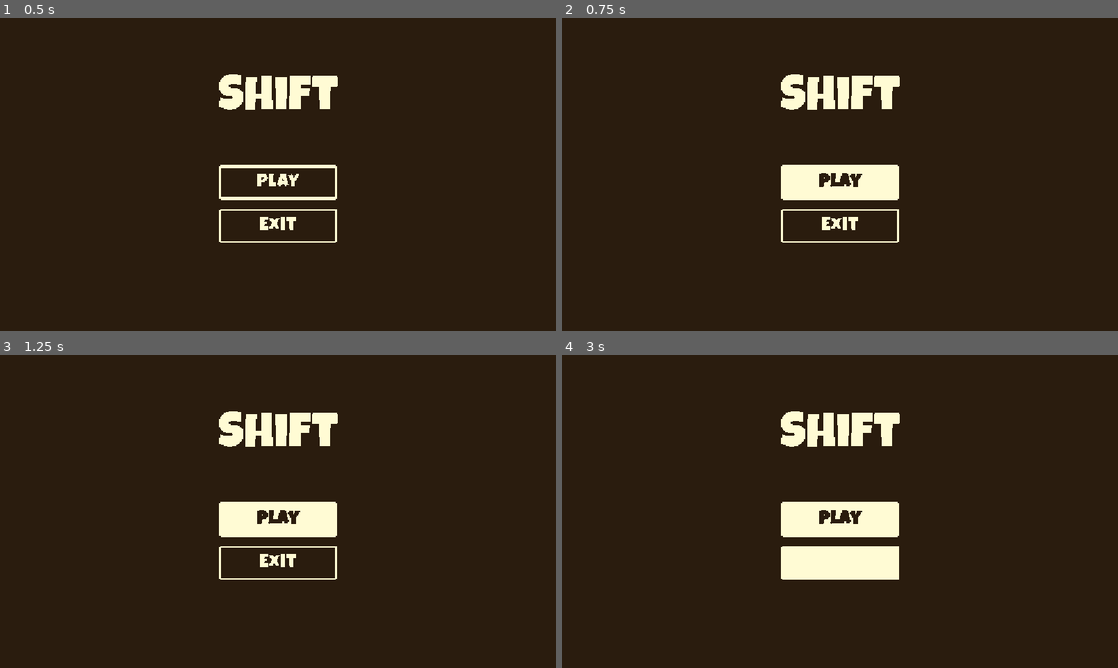
Above: before the commit, frames 1-4 (two rows, left to right).
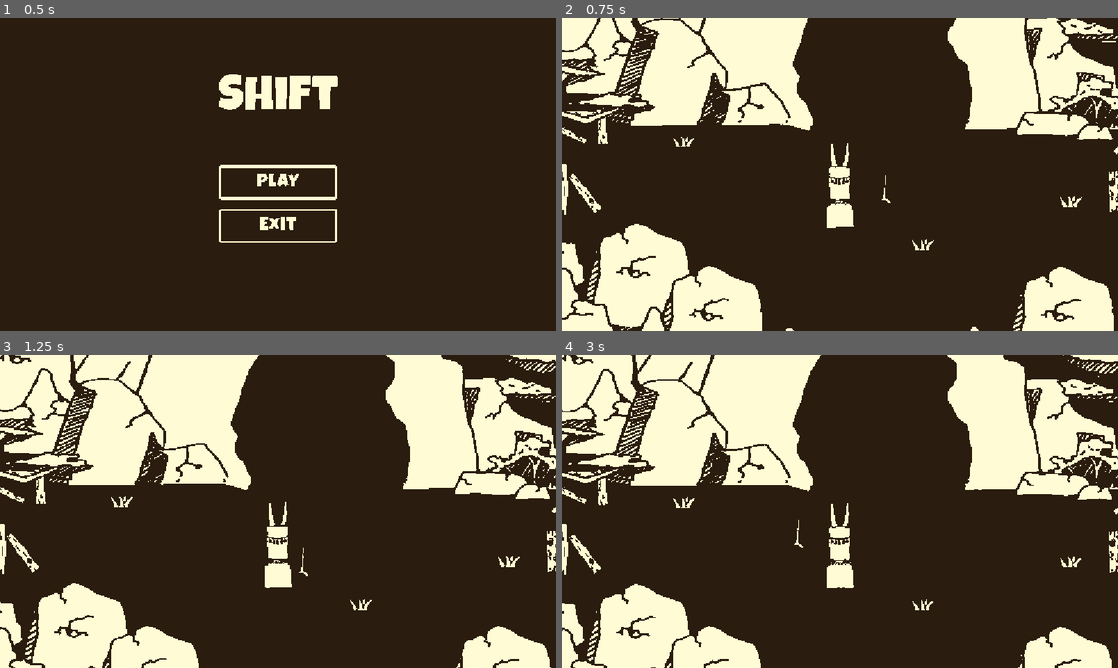
Above: after the commit, the same moments.

Repository: Szilhati-Daniel/HunJam2026-game
Game: Godot game, scene res://scenes/main_menu.tscn
Same seed, same stepped clock (60 frames per second), same inputs: the game is played once before the commit and once after it.
Inputs (mouse positions are in pixels of both pictures, inside the frame that each line leads up to):
- Up to frame 1 (0.5 s): no input
- Up to frame 2 (0.75 s): click "Play" at 0.5 s
- Up to frame 3 (1.25 s): no input
- Up to frame 4 (3 s): click (840, 520) at 1.25 s, where only the run before the commit has a clickable "Play"; tap Enter (ui_accept) at 2, 2.27, 2.75 s; hold Right (ui_right) 2.03-2.78 s; hold Space 2.03-2.78 s; hold Down (ui_down) from 2.78 s (still down); tap E at 2.85 s

Frame 1 is identical in both runs. In frame 2, 34% of the frame differs, in the area x 0-100%, y 0-100%; in frame 3, 35%; in frame 4, 36%.
Error before the commit: Parse Error: Identifier "trigger" not declared in the current scope. (res://scripts/player_controller.gd:105)

Commit message:
Fixes
faszomat a kurva git mergbe hogy ennyit kell baszakodni ezzel az egésszel én nem tudom, hogy a többiek mit csináltak, nem tudom, mit kell megtartani arrgh hoiweruhiofghjmnsécvadjklnsv édfhjkls é

Diff:
--- a/scenes/altar_scene.tscn
+++ b/scenes/altar_scene.tscn
@@ -44,8 +44,6 @@
 [sub_resource type="SphereShape3D" id="SphereShape3D_g4v7s"]
 radius = 4.0719104
 
-[node name="Node3D" type="Node3D" unique_id=399075566]
-script = ExtResource("1_af0aq")
 [sub_resource type="BoxShape3D" id="BoxShape3D_xrivr"]
 size = Vector3(1, 5.6625977, 6.6083984)
 
@@ -63,7 +61,7 @@
 [node name="DirectionalLight3D" type="DirectionalLight3D" parent="." unique_id=1715215167]
 transform = Transform3D(1, 0, 0, 0, 0.7071067, 0.7071067, 0, -0.7071067, 0.7071067, 0, 14.906595, 16.28323)
 
-[node name="Player" parent="." unique_id=752145659 instance=ExtResource("4_v35yo")]
+[node name="Player" parent="." unique_id=752145659 node_paths=PackedStringArray("textbox", "interaction_prompt") instance=ExtResource("4_v35yo")]
 transform = Transform3D(1, 0, 0, 0, 1, 0, 0, 0, 1, 1, 0.031551123, 8)
 movement_speed = 10.0
 target_scenes = Dictionary[String, PackedScene]({
@@ -71,6 +69,8 @@
 "toLevel2": ExtResource("6_8olkb"),
 "toLevel3": ExtResource("7_5h1p3")
 })
+textbox = NodePath("../CanvasLayer/TextBox")
+interaction_prompt = NodePath("../CanvasLayer/InteractionPrompt")
 
 [node name="Staff" parent="Player" unique_id=727086820 instance=ExtResource("6_cjwkg")]
 transform = Transform3D(1, 0, 0, 0, 1, 0, 0, 0, 1, 0.85480857, 1, 0)
@@ -101,9 +101,11 @@
 
 [node name="Scenery" type="Node3D" parent="." unique_id=1295124109]
 
-[node name="Cave_node" type="Node3D" parent="Scenery" unique_id=1806133385]
+[node name="Cave_node" type="Node3D" parent="Scenery" unique_id=1806133385 node_paths=PackedStringArray("textbox", "prompt")]
 transform = Transform3D(1, 0, 0, 0, 1, 0, 0, 0, 1, 0.83274126, 5.5568895, -4.5190225)
 script = ExtResource("12_rhp74")
+textbox = NodePath("../../CanvasLayer/TextBox")
+prompt = NodePath("../../CanvasLayer/InteractionPrompt")
 
 [node name="Cave" type="Sprite3D" parent="Scenery/Cave_node" unique_id=1490182735]
 transform = Transform3D(1, 0, 0, 0, 1, 0, 0, 0, 1, -0.83274126, 1.0000305, -0.043633938)
@@ -120,7 +122,8 @@
 [node name="CollisionShape3D" type="CollisionShape3D" parent="Scenery/Cave_node/Area3D" unique_id=1818170555]
 transform = Transform3D(1, 0, 0, 0, 1, 0, 0, 0, 1, 0.46513057, -2.7650967, 0)
 shape = SubResource("SphereShape3D_g4v7s")
-[node name="Cave" type="Sprite3D" parent="Scenery" unique_id=1490182735]
+
+[node name="Cave" type="Sprite3D" parent="Scenery" unique_id=200700113]
 transform = Transform3D(1, 0, 0, 0, 1, 0, 0, 0, 1, 0, 6.55692, -4.5626564)
 visible = false
 texture = ExtResource("9_786bs")
--- a/scenes/level2.tscn
+++ b/scenes/level2.tscn
@@ -5,11 +5,8 @@
 [ext_resource type="Script" uid="uid://bt7omhhaytxky" path="res://scripts/render_manager.gd" id="1_hrcei"]
 [ext_resource type="PackedScene" uid="uid://c7tjk38uwtkay" path="res://prefabs/orbiting_staff_default.tscn" id="2_6ep0u"]
 [ext_resource type="PackedScene" uid="uid://cvfk2js6u40yc" path="res://prefabs/camera.tscn" id="2_alqfr"]
-[ext_resource type="PackedScene" uid="uid://d38oiseso0r5s" path="res://scenes/altar_scene.tscn" id="3_24ks5"]
 [ext_resource type="PackedScene" uid="uid://d37dkjjugakgj" path="res://prefabs/postprocessing.tscn" id="3_yqkch"]
 [ext_resource type="Shader" uid="uid://u8wxdxjtqp2p" path="res://shaders/postprocessing_cave.gdshader" id="6_hrcei"]
-[ext_resource type="PackedScene" uid="uid://ewd4a2hdbtk7" path="res://prefabs/oak_tree.tscn" id="6_yqkch"]
-[ext_resource type="Shader" uid="uid://yj5dns15m5u0" path="res://shaders/postprocessing.gdshader" id="4_alqfr"]
 [ext_resource type="PackedScene" uid="uid://bqfeix08xvhi0" path="res://prefabs/pointy_rock.tscn" id="8_bo4dx"]
 [ext_resource type="PackedScene" uid="uid://b4cejqpifqcui" path="res://prefabs/scenery.tscn" id="8_xa7n4"]
 [ext_resource type="Texture2D" uid="uid://c0dv0i7arjp3v" path="res://assets/graphics/testSprites/big_rock/wall.png" id="9_bo4dx"]
@@ -32,7 +29,6 @@
 shader_parameter/lightRadius = 0.25
 shader_parameter/lightSmoothing = 0.0
 
-[node name="Node3D" type="Node3D" unique_id=488317995 node_paths=PackedStringArray("light_source")]
 [sub_resource type="BoxShape3D" id="BoxShape3D_xrivr"]
 size = Vector3(11.661499, 10.978699, 1.0108643)
 
@@ -48,15 +44,14 @@
 [sub_resource type="BoxShape3D" id="BoxShape3D_wi6ju"]
 size = Vector3(20.47107, 5.668091, 1)
 
-[node name="level2" type="Node3D" unique_id=488317995]
+[node name="level2" type="Node3D" unique_id=488317995 node_paths=PackedStringArray("light_source")]
 script = ExtResource("1_hrcei")
 light_source = NodePath("Player/Staff")
 
+[node name="Node3D" type="Node3D" parent="." unique_id=1923978696]
+
 [node name="Player" parent="." unique_id=752145659 instance=ExtResource("1_2k3dv")]
 movement_speed = 10.0
-target_scenes = Dictionary[String, PackedScene]({
-"toAltar": ExtResource("3_24ks5")
-})
 
 [node name="Staff" parent="Player" unique_id=219690096 instance=ExtResource("2_6ep0u")]
 
--- a/scripts/cave_interact.gd
+++ b/scripts/cave_interact.gd
@@ -1,7 +1,9 @@
 extends Node3D
 
-@onready var textbox = get_node("/root/Node3D/CanvasLayer/TextBox")
-@onready var prompt = get_node("/root/Node3D/CanvasLayer/InteractionPrompt")
+@export
+var textbox: Control
+@export
+var prompt: Control
 
 var player_nearby = false
 
--- a/scripts/player_controller.gd
+++ b/scripts/player_controller.gd
@@ -8,6 +8,11 @@
 @export
 var target_scenes: Dictionary[String, PackedScene]
 
+@export
+var textbox: Control
+@export
+var interaction_prompt: Control
+
 @onready var face_towards: Sprite3D = $Sprites/Facing_Towards
 @onready var face_away: Sprite3D = $Sprites/Facing_Away
 @onready var face_left: Sprite3D = $Sprites/Facing_Left
@@ -16,8 +21,6 @@
 @onready var staff : Node3D
 
 var nearby_interactable: Node3D = null
-@onready var interaction_prompt = get_node("/root/Node3D/CanvasLayer/InteractionPrompt")
-@onready var textbox = get_node("/root/Node3D/CanvasLayer/TextBox")
 
 # Called when the node enters the scene tree for the first time.
 func _ready() -> void:
@@ -48,8 +51,6 @@
 
 	if Input.is_key_pressed(KEY_SPACE):
 		staff.boink(last_direction)
-
-
 
 	var delta_pos_x = Vector3(velocity.normalized().x, 0, 0) * movement_speed * delta
 	var delta_pos_z = Vector3(0, 0, velocity.normalized().z) * movement_speed * delta
@@ -98,28 +99,28 @@
 		nearby_interactable = area.get_parent_node_3d()
 		interaction_prompt.show()
 	elif not area.is_in_group("trigger"):
-		pass
+		return
 
 	var scene_name = get_tree().current_scene.name
 
-	if target_scenes.has(trigger):
-		print("found it")
-		var new_scene = target_scenes.get(trigger).instantiate()
-		print(new_scene)
-		await get_tree().change_scene_to_node(new_scene)
+	var trigger_name = area.get_parent_node_3d().name
+	var new_scene = SceneLoader.load_scene(scene_name, trigger_name)
 
+	if scene_name != "altar_scene":
+		new_scene.load_from_level = scene_name
+		new_scene.has_candle = SceneDataManager.has_candle
+		new_scene.has_rope = SceneDataManager.has_rope
+		new_scene.has_paint = SceneDataManager.has_paint
 
+	SceneLoader.change_scene(new_scene)
 
 func _input(event: InputEvent) -> void:
 	if event is InputEventKey and event.pressed and not event.echo:
 		if event.keycode == KEY_E:
-
 			if nearby_interactable == null:
 				return
-
 			if not textbox.visible:
 				nearby_interactable.interact()
 			else:
 				textbox.advance_dialogue()
-
 			get_viewport().set_input_as_handled()
--- a/scripts/render_manager.gd
+++ b/scripts/render_manager.gd
@@ -11,6 +11,7 @@
 # Called every frame. 'delta' is the elapsed time since the previous frame.
 func _process(delta: float) -> void:
 	process_node(self)
+
 	if light_source:
 		var shader = color_rect.material
 		var screen_size = get_viewport().size
Not shown: 1 places in scenes/altar_scene.tscn that only renumber resources
